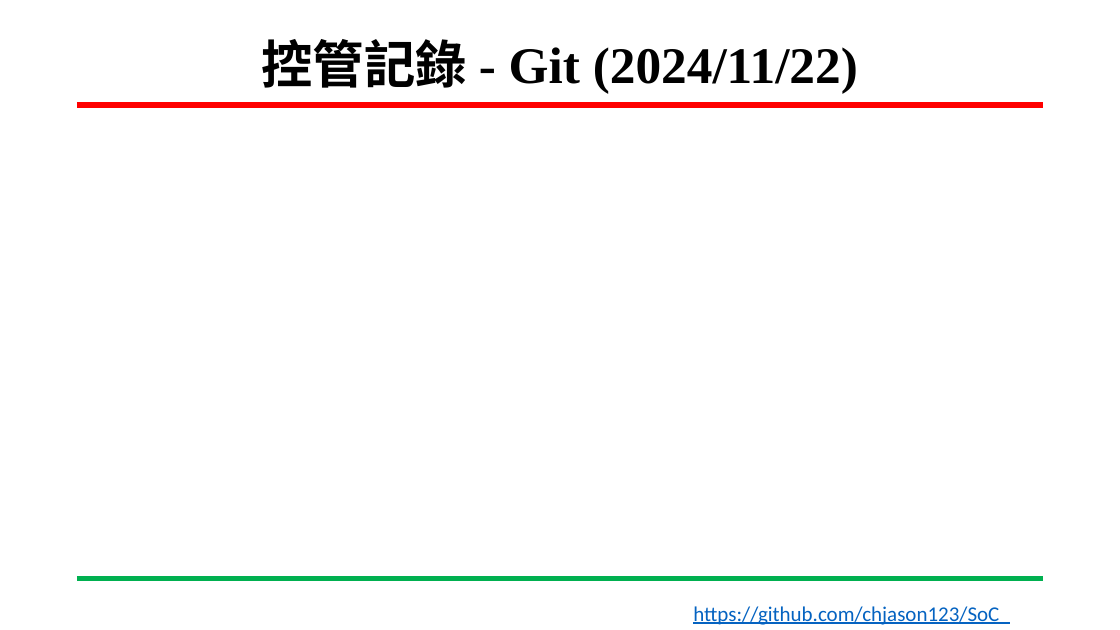
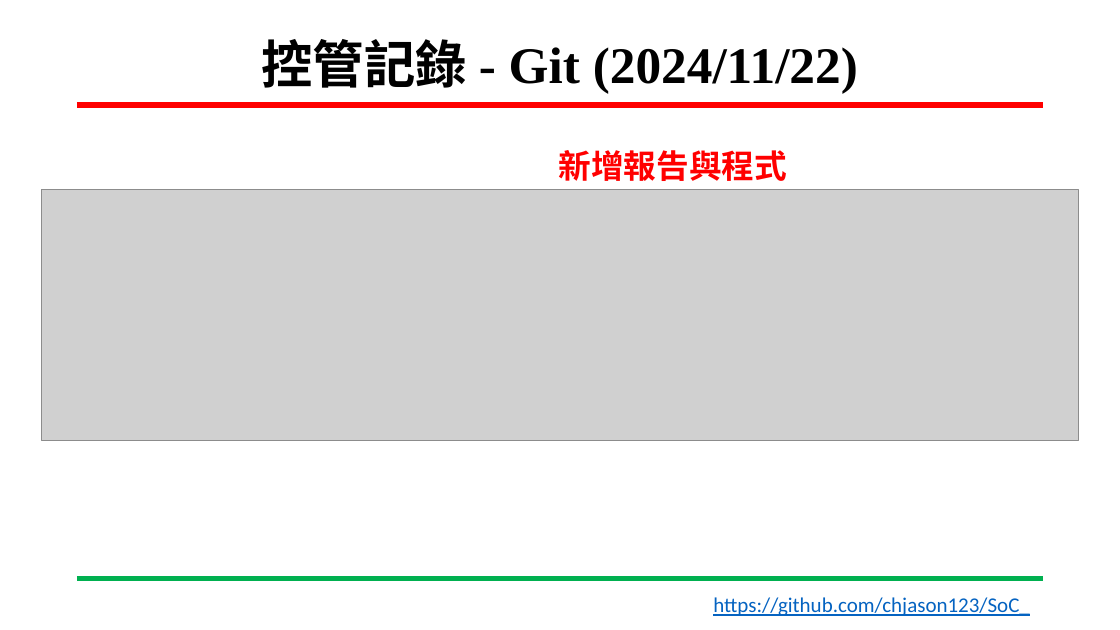
Before and after one commit to chjason123/SoC_, a slide deck: slide 2 of 專案進度報告_陳冠華_20241227.pptx. Drawn at 1120x630 pixels with LibreOffice and Linux fonts; fonts in the diff are those of the drawing; grey boxes stand for pictures; background and template pictures are left out. Boxes give left, top, right and bottom in pixels: in the first picture for what was removed or moved away, otherwise in the second. Text is boxed around its words. In the diff, an @@ line names an element or a change of style, - is before the commit and + after.

Commit message:
報告修正

```diff
--- a/專案進度報告_陳冠華_20241227.pptx
+++ b/專案進度報告_陳冠華_20241227.pptx
@@ text added at box(559, 150, 787, 181), 28 pt, text #FF0000, bold @@
+新增報告與程式
@@ picture added at box(41, 190, 1078, 441) @@
@@ text "https://github.com/chjason123/SoC_": place and size @@
-text "https://github.com/chjason123/SoC_" at box(693, 606, 1010, 625)
+text "https://github.com/chjason123/SoC_" at box(713, 597, 1030, 616)
```
Also in this commit, not shown: 1 other slide changed.
